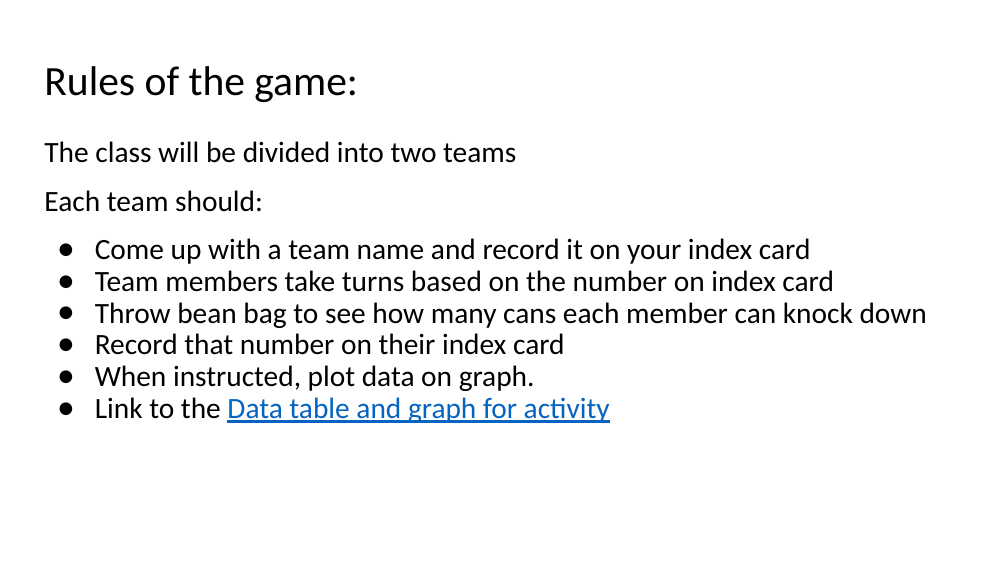
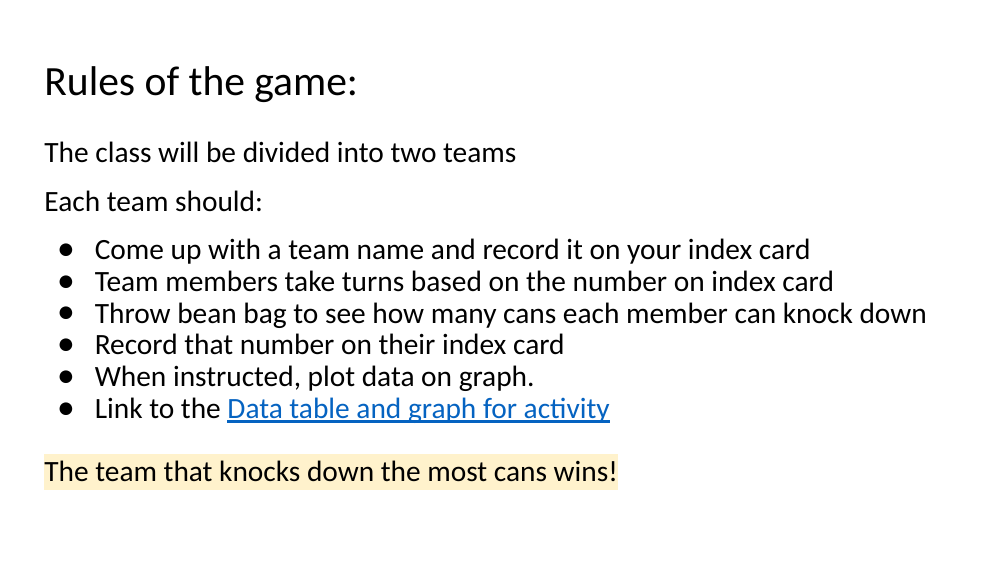
Before and after one commit to uchicago-dsi/data4all, a slide deck: slide 3 of Case 1 - Cholera/Lesson 6/Spark Activities/Spark_Lesson6.pptx. Drawn at 1008x567 pixels with LibreOffice and Linux fonts; fonts in the diff are those of the drawing. Boxes give left, top, right and bottom in pixels: in the first picture for what was removed or moved away, otherwise in the second. Text is boxed around its words. In the diff, an @@ line names an element or a change of style, - is before the commit and + after.

```diff
--- a/Case 1 - Cholera/Lesson 6/Spark Activities/Spark_Lesson6.pptx
+++ b/Case 1 - Cholera/Lesson 6/Spark Activities/Spark_Lesson6.pptx
@@ text at box(44, 460, 618, 482): paragraph added @@
+The team that knocks down the most cans wins!
```
Also in this commit, not shown: 2 other slides changed, 1 other file.
